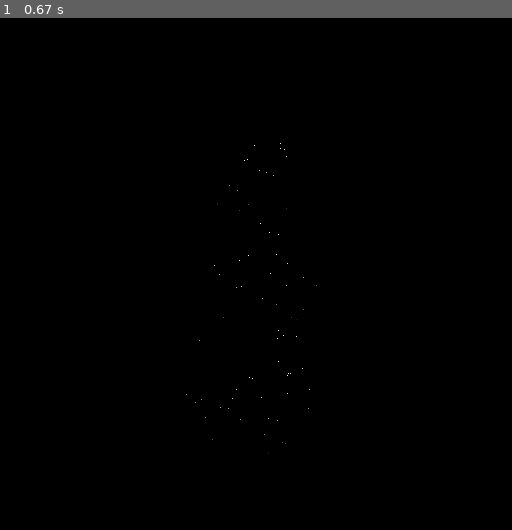
Above: before the commit, frame 1.
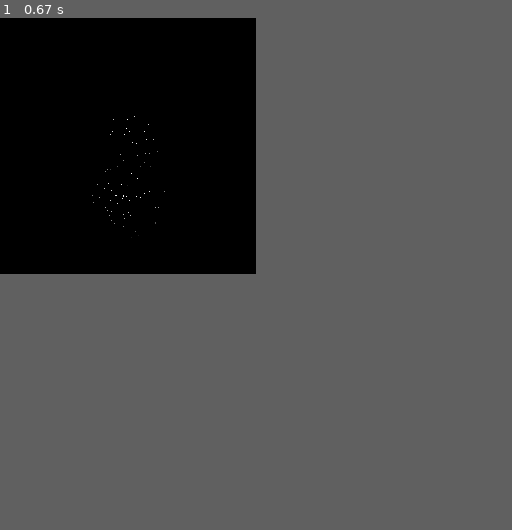
Above: after the commit, the same moment.

Repository: josuemj/Computer-Graphics
Game: pygame game, started from Raytracer2024.py
Same seed, same stepped clock (60 frames per second), same inputs: the game is played once before the commit and once after it.
Inputs:
- Up to frame 1 (0.67 s): no input
The window is 512x512 before the commit and 256x256 after it. Grey fills any space a smaller window leaves; there, only what the larger window draws over its background counts as a difference.

The runs differ from the first frame. In frame 1, less than 0.1% of the frame differs, in the area x 17-62%, y 19-86%.

Commit message:
removing numpy

Diff:
--- a/MathLib.py
+++ b/MathLib.py
@@ -1,5 +1,4 @@
-import numpy as np
-from math import pi, sin, cos, isclose
+from math import pi, sin, cos,sqrt
 
 def barycentricCoords(A, B, C, P):
 
@@ -41,17 +40,17 @@
 
 def TranslationMatrix(x, y, z):
 
-	return np.matrix([[1, 0, 0, x],
+	return [[1, 0, 0, x],
 					  [0, 1, 0, y],
 					  [0, 0, 1, z],
-					  [0, 0, 0, 1]])
+					  [0, 0, 0, 1]]
 
 def ScaleMatrix(x, y, z):
 
-	return np.matrix([[x, 0, 0, 0],
+	return [[x, 0, 0, 0],
 					  [0, y, 0, 0],
 					  [0, 0, z, 0],
-					  [0, 0, 0, 1]])
+					  [0, 0, 0, 1]]
 
 def RotationMatrix(pitch, yaw, roll):
 
@@ -61,33 +60,35 @@
 	roll *= pi/180
 
 	# Creamos la matriz de rotaci�n para cada eje.
-	pitchMat = np.matrix([[1,0,0,0],
+	pitchMat = [[1,0,0,0],
 						  [0,cos(pitch),-sin(pitch),0],
 						  [0,sin(pitch),cos(pitch),0],
-						  [0,0,0,1]])
+						  [0,0,0,1]]
 
-	yawMat = np.matrix([[cos(yaw),0,sin(yaw),0],
+	yawMat = [[cos(yaw),0,sin(yaw),0],
 						[0,1,0,0],
-						[-sin(yaw),0,cos(yaw),0],
-						[0,0,0,1]])
+						[-sin(yaw ),0,cos(yaw),0],
+						[0,0,0,1]]
 
-	rollMat = np.matrix([[cos(roll),-sin(roll),0,0],
+	rollMat = [[cos(roll),-sin(roll),0,0],
 						 [sin(roll),cos(roll),0,0],
 						 [0,0,1,0],
-						 [0,0,0,1]])
+						 [0,0,0,1]]
 
-	return pitchMat * yawMat * rollMat
+	return  matrix_multiply(matrix_multiply(pitchMat,yawMat), rollMat)
 
 
 def reflectVector(normal, direction):
-    #R = 2 * (N . L) * N - L
-    reflect = 2 * np.dot(normal , direction)
-    #Asumiendo direcion y normal vienen normalizadas
-    reflect = np.multiply(reflect, normal)
-    reflect = np.subtract(reflect, direction)
+    # R = 2 * (N . L) * N - L
+    dot_product = dot(normal, direction)
+    scaled_normal = [2 * dot_product * n for n in normal]  # 2 * (N . L) * N
+    reflect = restar_elementos(scaled_normal, direction)  # 2 * (N . L) * N - L
 
-    reflect /= np.linalg.norm(reflect)
-    return reflect
+    # Normalizar el vector de reflexión
+    norm = sqrt(sum([comp ** 2 for comp in reflect]))
+    reflect_normalized = [comp / norm for comp in reflect]
+
+    return reflect_normalized
 
 def matrix_multiply(A, B):
     if len(A[0]) != len(B):
@@ -148,3 +149,8 @@
 
 def interpolate(valA, valB, valC, u, v, w):
     return u * valA + v * valB + w * valC
+
+def restar_elementos(lista1, lista2):
+    if len(lista1) != len(lista2):
+        raise ValueError("Las listas deben tener la misma longitud.")
+    return [a - b for a, b in zip(lista1, lista2)]
--- a/Raytracer2024.py
+++ b/Raytracer2024.py
@@ -8,8 +8,8 @@
 from lights import *
 
 
-width =  512
-height = 512
+width =  256
+height = 256
 
 screen = pygame.display.set_mode((width, height), pygame.SCALED )
 clock = pygame.time.Clock()
@@ -41,15 +41,15 @@
 rt.lights.append( DirectionalLight(direction = [0.5, -0.5, -1], intensity = 0.8, color = [1,1,1] ))
 rt.lights.append( AmbientLight(intensity=0.1))
 
-rt.scene.append( Sphere(position=[0, 0.6, -2.8], radius=0.3, material=snowy)) #head ball
-rt.scene.append( Sphere(position=[0, 0.5, -2.55], radius=0.06, material=orange_carrot)) # nose
-rt.scene.append( Sphere(position=[-0.04, 0.44, -2.57], radius=0.025, material=button)) # mouth
-rt.scene.append( Sphere(position=[0.04, 0.44, -2.57], radius=0.025, material=button)) # mouth
-rt.scene.append( Sphere(position=[0.11, 0.46, -2.58], radius=0.025, material=button)) # mouth
-rt.scene.append( Sphere(position=[-0.11, 0.46, -2.58], radius=0.025, material=button)) # mouth
+# rt.scene.append( Sphere(position=[0, 0.6, -2.8], radius=0.3, material=snowy)) #head ball
+# rt.scene.append( Sphere(position=[0, 0.5, -2.55], radius=0.06, material=orange_carrot)) # nose
+# rt.scene.append( Sphere(position=[-0.04, 0.44, -2.57], radius=0.025, material=button)) # mouth
+# rt.scene.append( Sphere(position=[0.04, 0.44, -2.57], radius=0.025, material=button)) # mouth
+# rt.scene.append( Sphere(position=[0.11, 0.46, -2.58], radius=0.025, material=button)) # mouth
+# rt.scene.append( Sphere(position=[-0.11, 0.46, -2.58], radius=0.025, material=button)) # mouth
 
-rt.scene.append( Sphere(position=[-0.09, 0.6, -2.52], radius=0.03, material=button)) # eye
-rt.scene.append( Sphere(position=[0.09, 0.6, -2.52], radius=0.03, material=button)) # eye
+# rt.scene.append( Sphere(position=[-0.09, 0.6, -2.52], radius=0.03, material=button)) # eye
+# rt.scene.append( Sphere(position=[0.09, 0.6, -2.52], radius=0.03, material=button)) # eye
 
 
 rt.scene.append( Sphere(position=[0, 0, -2.9], radius=0.4, material=snowy)) # middle ball
--- a/camera.py
+++ b/camera.py
@@ -18,4 +18,4 @@
 
 		camMatrix = translateMat * rotateMat
 
-		return np.linalg.inv(camMatrix)
+		return inversed_matrix(camMatrix)
